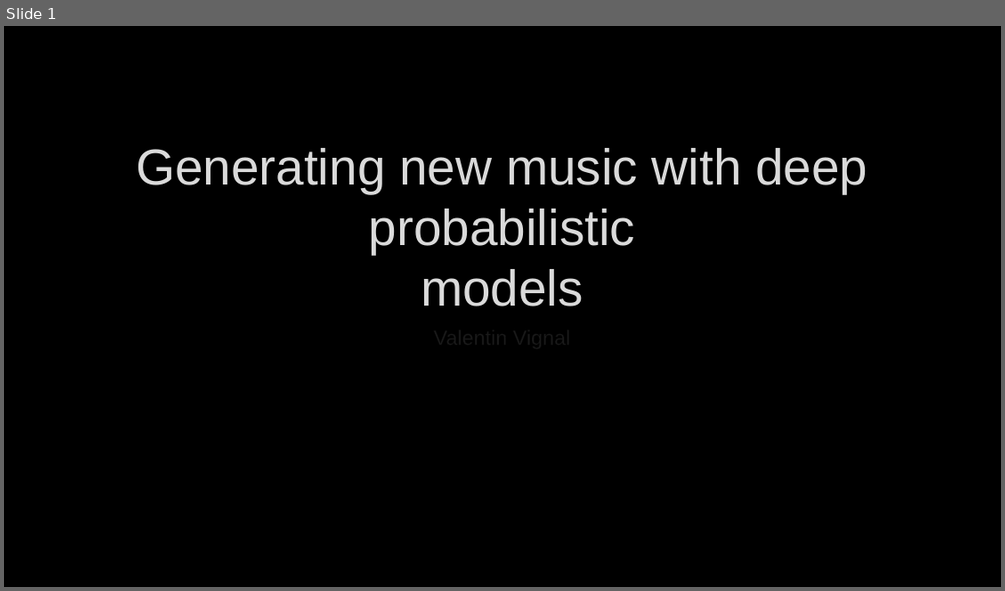
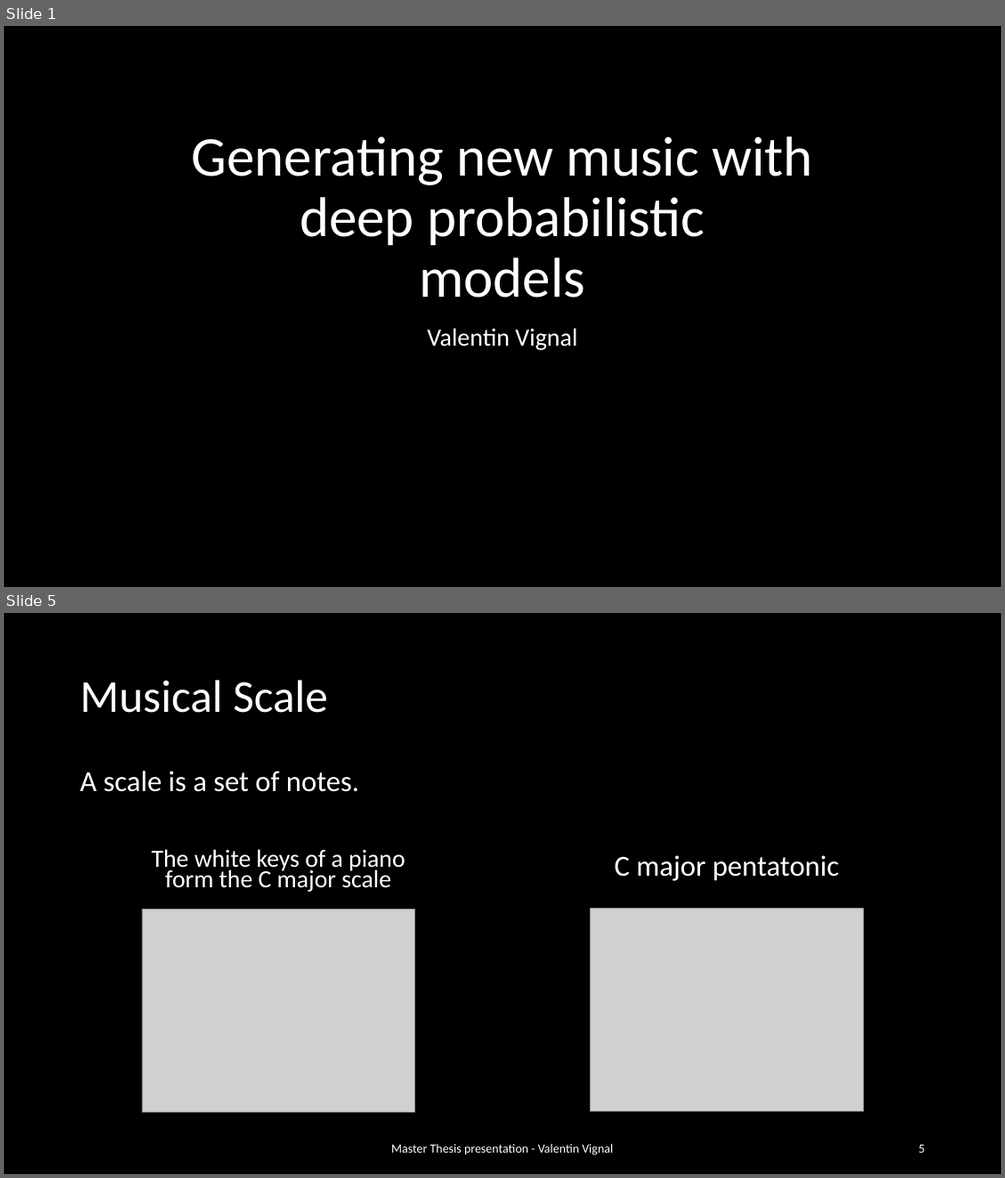
Before and after one commit to ValentinVignal/Dissertation-Report, a slide deck: Presentation/Presentation.pptx. Shown one above the other, each under a label of ours: slide 1 before the commit, slides 1 and 5 after it; the slides between them are not shown. The pictures are 1005x591 and 1005x1178 pixels, drawn with LibreOffice and Linux fonts; fonts in the diff are those of the drawing; grey boxes stand for pictures; background and template pictures are left out. Boxes give left, top, right and bottom in pixels: in the first picture for what was removed or moved away, otherwise in the second. Text is boxed around its words. In the diff, an @@ line names an element or a change of style, - is before the commit and + after.

```diff
--- a/Presentation/Presentation.pptx
+++ b/Presentation/Presentation.pptx
@@ slide 5 added at bbox=[4, 613, 1001, 1174], background #000000 @@
@@ title added at bbox=[80, 680, 328, 713], 44 pt, text #FFFFFF @@
+Musical Scale
@@ text added at bbox=[80, 771, 359, 792], 28 pt, text #FFFFFF @@
+A scale is a set of notes.
@@ text added at bbox=[152, 849, 404, 892], 23.8 pt, text #FFFFFF @@
+The white keys of a piano form the C major scale
@@ text added at bbox=[615, 855, 839, 881], 28 pt, text #FFFFFF @@
+C major pentatonic
@@ picture added at bbox=[142, 909, 414, 1111] @@
@@ picture added at bbox=[591, 908, 863, 1111] @@
@@ text added at bbox=[391, 1143, 613, 1155], 12 pt, text #FFFFFF @@
+Master Thesis presentation - Valentin Vignal
@@ page number added at bbox=[918, 1144, 924, 1152], 12 pt, text #FFFFFF @@
+5
@@ slide 1 changed as well @@
@@ title "Generating new music with deep ...": place and size @@
-title "Generating new music with deep ..." at bbox=[136, 148, 867, 306]
+title "Generating new music with deep ..." at bbox=[192, 136, 813, 297]
@@ title "Generating new music with deep ..." at bbox=[192, 136, 813, 297]: size 48.6 to 54 pt, font Arial to Calibri, text colour #DADADA to #FFFFFF, letter outline #404040 0.75 pt to none; line spacing 1 to 0.9 @@
@@ subtitle "Valentin Vignal": place and size @@
-subtitle "Valentin Vignal" at bbox=[116, 321, 888, 407]
+subtitle "Valentin Vignal" at bbox=[427, 328, 577, 350]
@@ subtitle "Valentin Vignal" at bbox=[427, 328, 577, 350]: size 20 to 24 pt, font Arial to Calibri, letter outline #404040 0.75 pt to none; line spacing 1 to 0.9 @@
```
Also in this commit, not shown: 29 other slides added, 1 slide removed, 15 other files.
